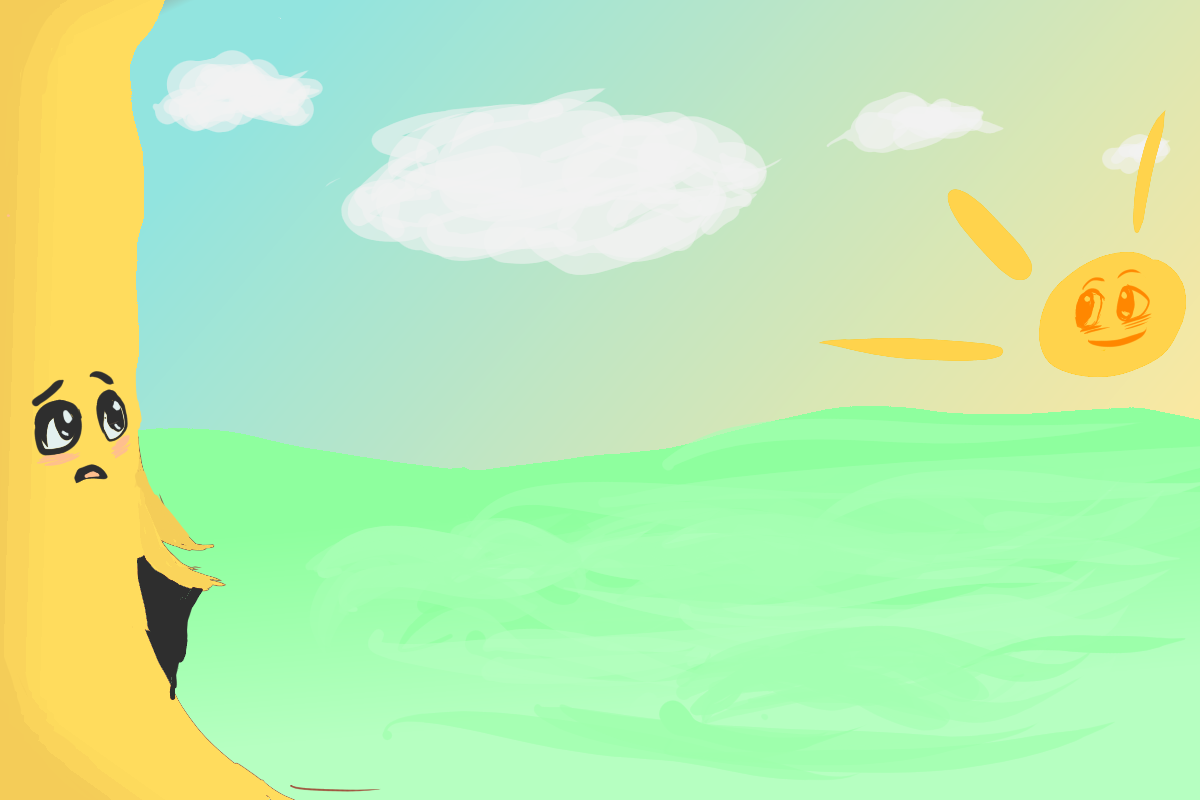
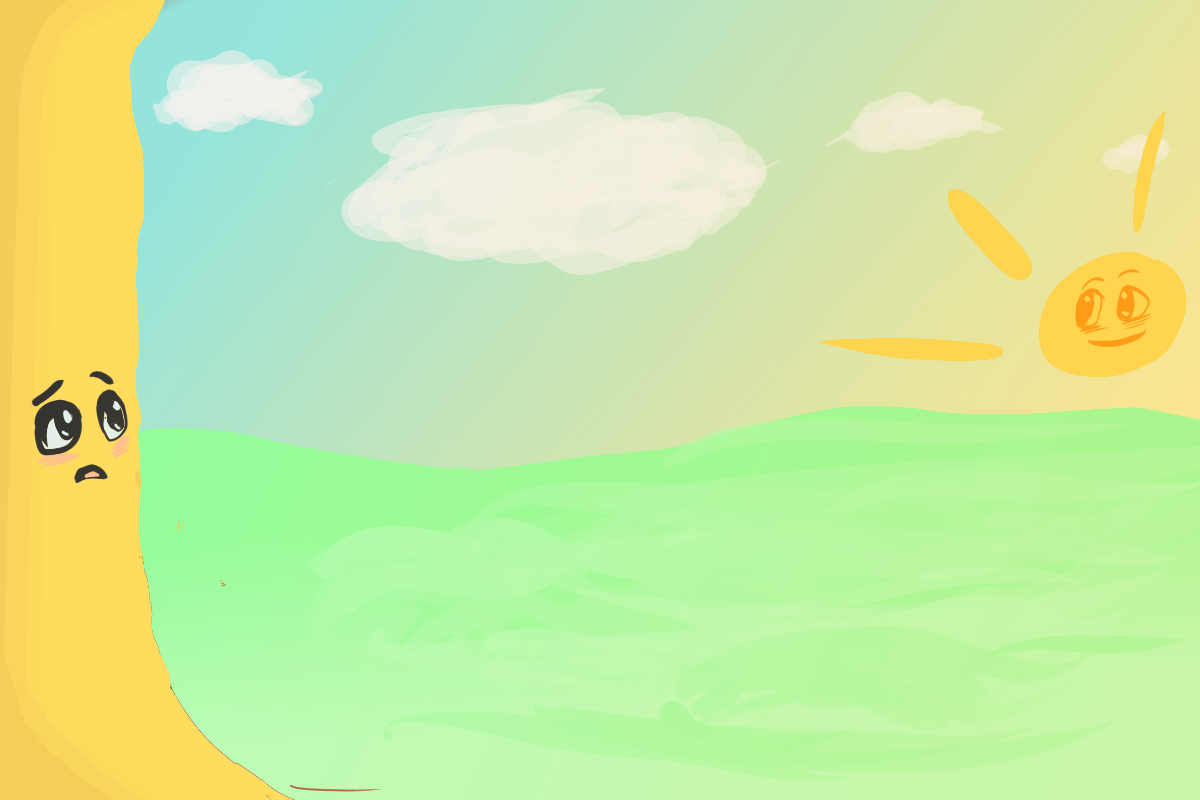
Comparing the layer stacks of the two 1200 × 800 images. Changes:
renamed "Layer 4" to "Layer 12", moved it above "Layer 15", painted on it over [32, 0, 1200, 800]
painted on "Layer 3" over [32, 0, 1200, 800]
